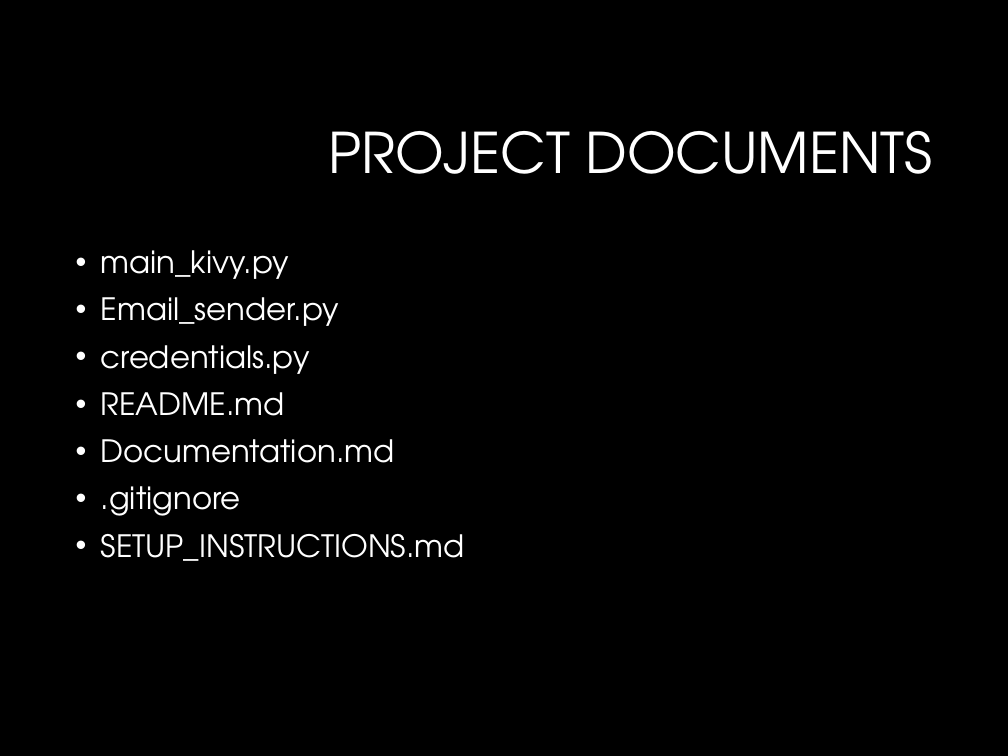
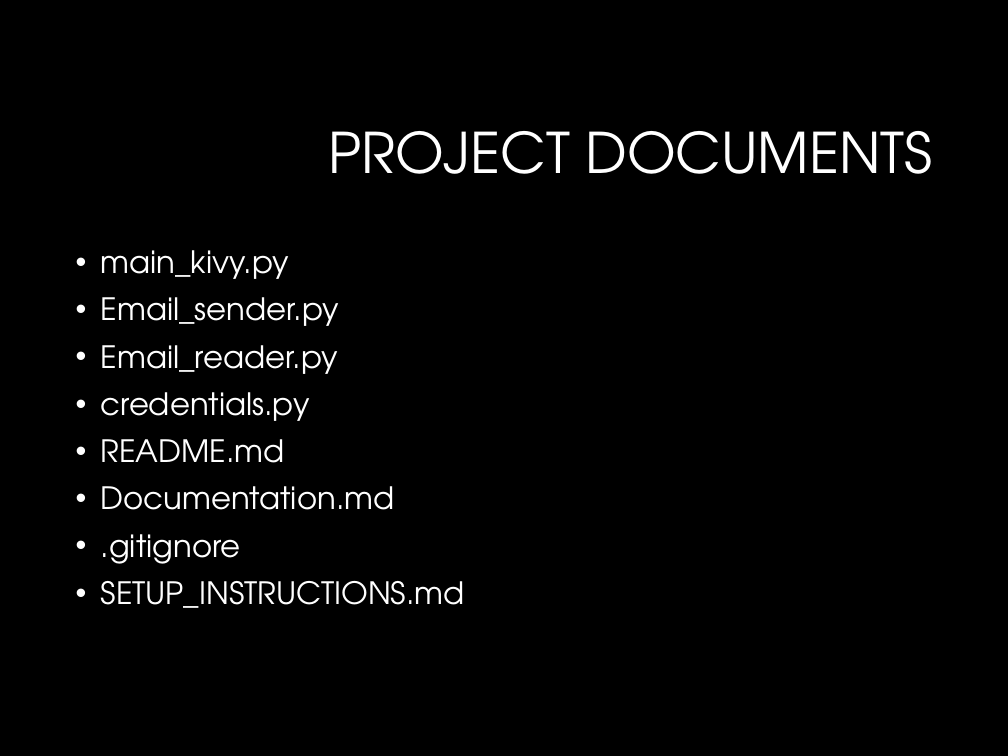
Before and after one commit to angelkautsi/EMAIL-SENDER-APPLICATION, a slide deck: slide 3 of Email_Sender_Application_Presentation.pptx. Drawn at 1008x756 pixels with LibreOffice and Linux fonts; fonts in the diff are those of the drawing; background and template pictures are left out. Boxes give left, top, right and bottom in pixels: in the first picture for what was removed or moved away, otherwise in the second. Text is boxed around its words. In the diff, an @@ line names an element or a change of style, - is before the commit and + after.

```diff
--- a/Email_Sender_Application_Presentation.pptx
+++ b/Email_Sender_Application_Presentation.pptx
@@ text at [101, 345, 338, 374]: paragraph added @@
+• Email_reader.py
```
Also in this commit, not shown: 7 other slides changed.
